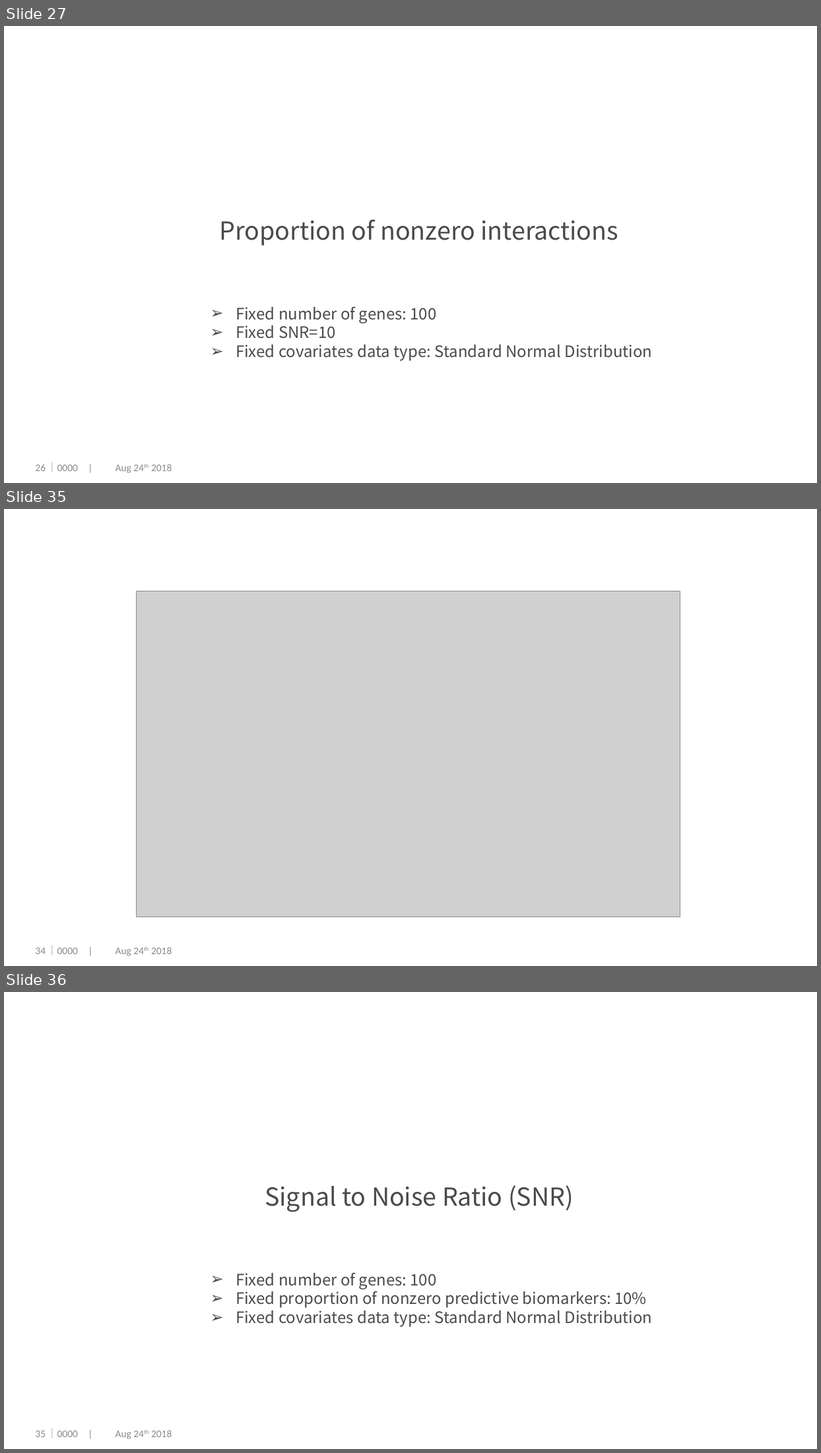
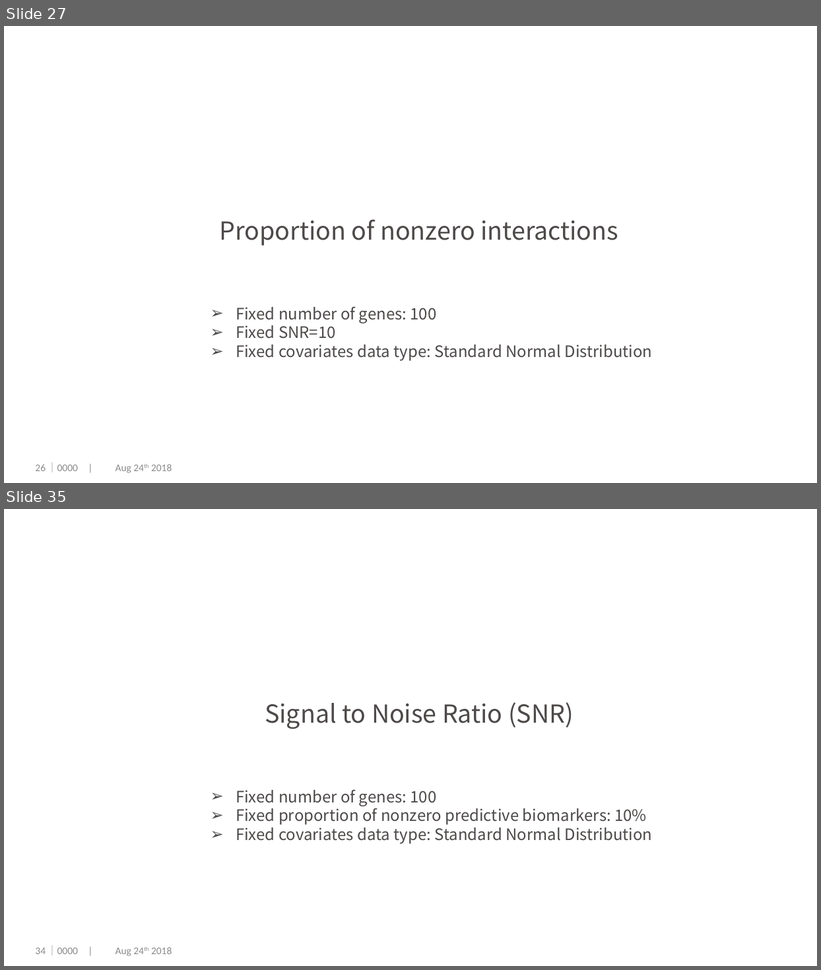
Before and after one commit to dengwx11/GroupLasso, a slide deck: manu & slides/Final.pptx. Shown one above the other, each under a label of ours: slides 27, 35 and 36 before the commit, slides 27 and 35 after it; the slides between them are not shown. The pictures are 821x1453 and 821x970 pixels, drawn with LibreOffice and Linux fonts; fonts in the diff are those of the drawing; grey boxes stand for pictures; background and template pictures are left out. Boxes give left, top, right and bottom in pixels: in the first picture for what was removed or moved away, otherwise in the second. Text is boxed around its words. In the diff, an @@ line names an element or a change of style, - is before the commit and + after.

```diff
--- a/manu & slides/Final.pptx
+++ b/manu & slides/Final.pptx
@@ slide 35 removed at box(4, 509, 817, 966), background #FFFFFF @@
@@ picture removed at box(137, 591, 680, 917) @@
@@ page number removed at box(35, 948, 46, 955) @@
-34
@@ text removed at box(47, 946, 172, 956) @@
-｜0000 | Aug 24th 2018
@@ what was slide 36 is now slide 35 @@
@@ page number at box(35, 948, 46, 955): text changed @@
-35
+34
```
Also in this commit, not shown: 4 slides changed, 3 slides added, 3 other slides removed.
